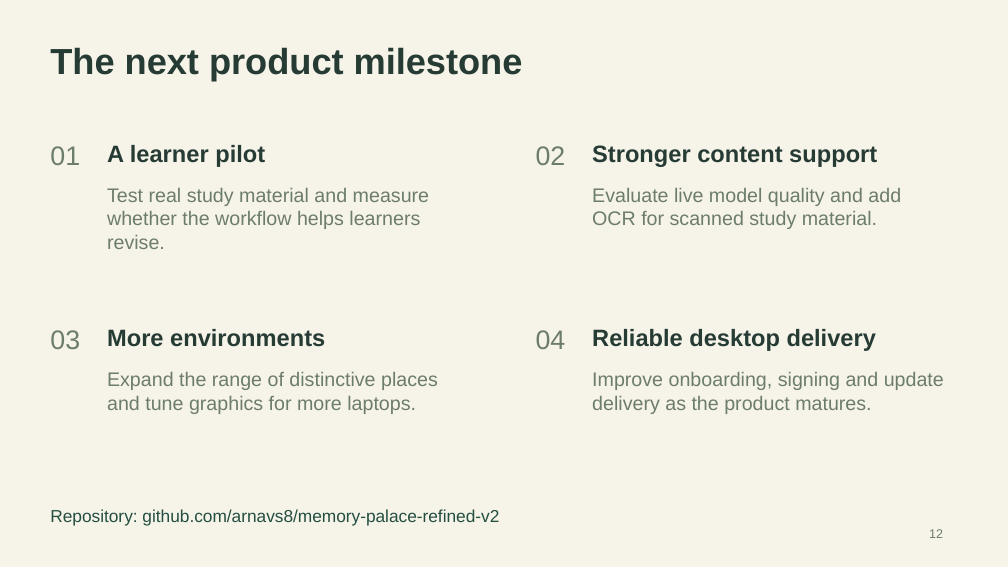
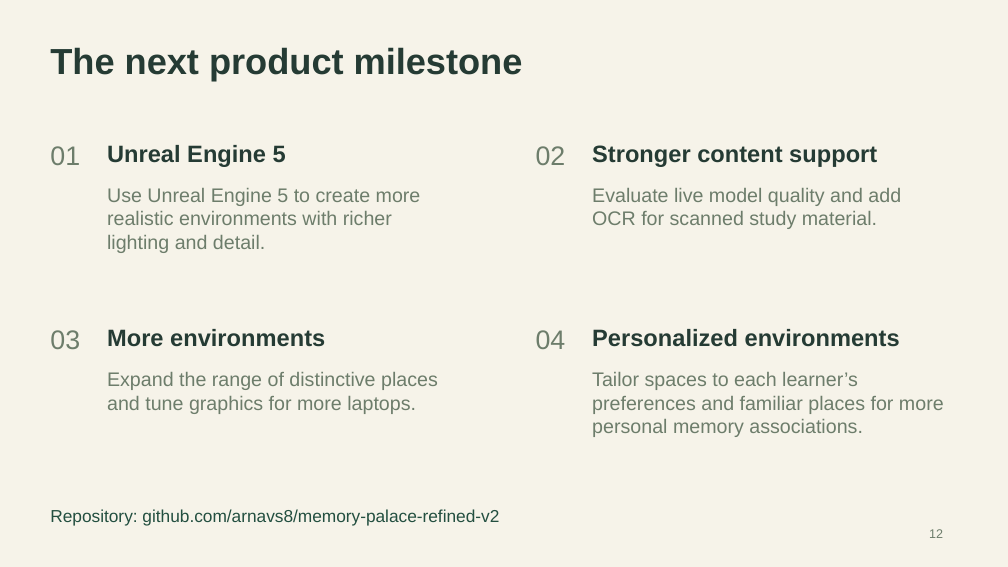
Before and after one commit to arnavs8/memory-palace-refined-v2, a slide deck: slide 12 of output/Memory-Palace-Project-Presentation.pptx. Drawn at 1008x567 pixels with LibreOffice and Linux fonts; fonts in the diff are those of the drawing. Boxes give left, top, right and bottom in pixels: in the first picture for what was removed or moved away, otherwise in the second. Text is boxed around its words. In the diff, an @@ line names an element or a change of style, - is before the commit and + after.

Commit message:
Revise presentation roadmap for UE5 and personalized spaces

```diff
--- a/output/Memory-Palace-Project-Presentation.pptx
+++ b/output/Memory-Palace-Project-Presentation.pptx
@@ text at (x1=107, y1=145, x2=286, y2=167): text changed @@
-A learner pilot
+Unreal Engine 5
@@ text at (x1=107, y1=188, x2=421, y2=253): text changed @@
-Test real study material and measure whether the workflow helps learners revise.
+Use Unreal Engine 5 to create more realistic environments with richer lighting and detail.
@@ text at (x1=592, y1=329, x2=900, y2=347): text changed @@
-Reliable desktop delivery
+Personalized environments
@@ text at (x1=592, y1=372, x2=944, y2=437): text changed @@
-Improve onboarding, signing and update delivery as the product matures.
+Tailor spaces to each learner’s preferences and familiar places for more personal memory associations.
```
Also in this commit, not shown: 1 other file.
